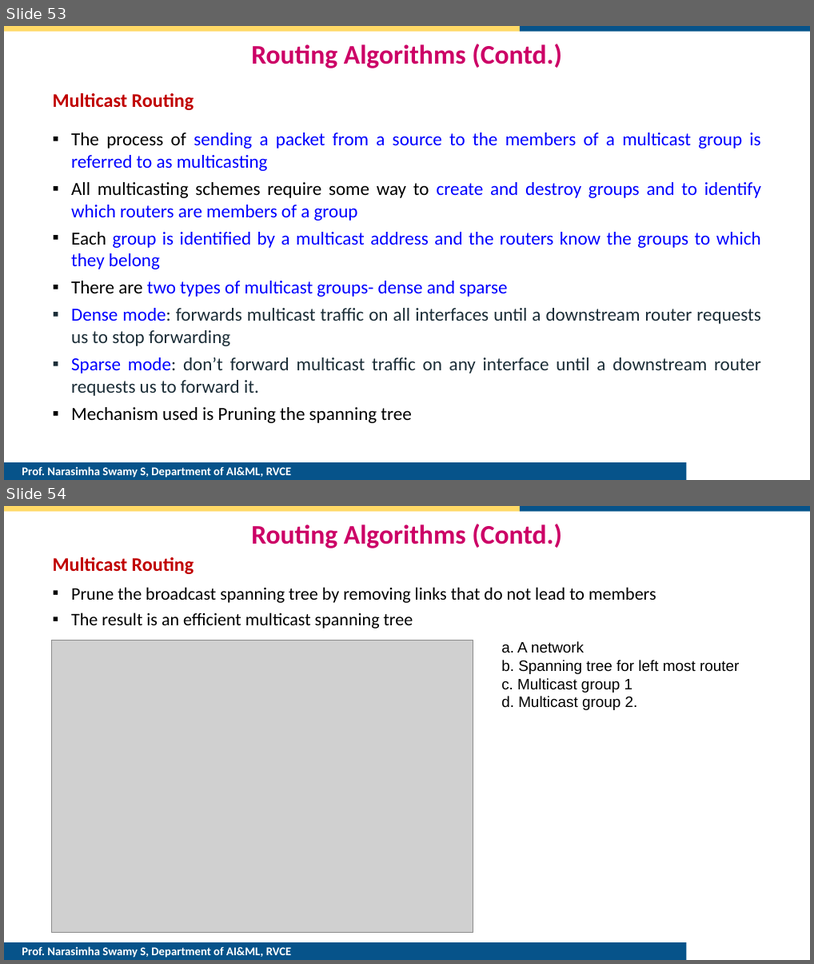
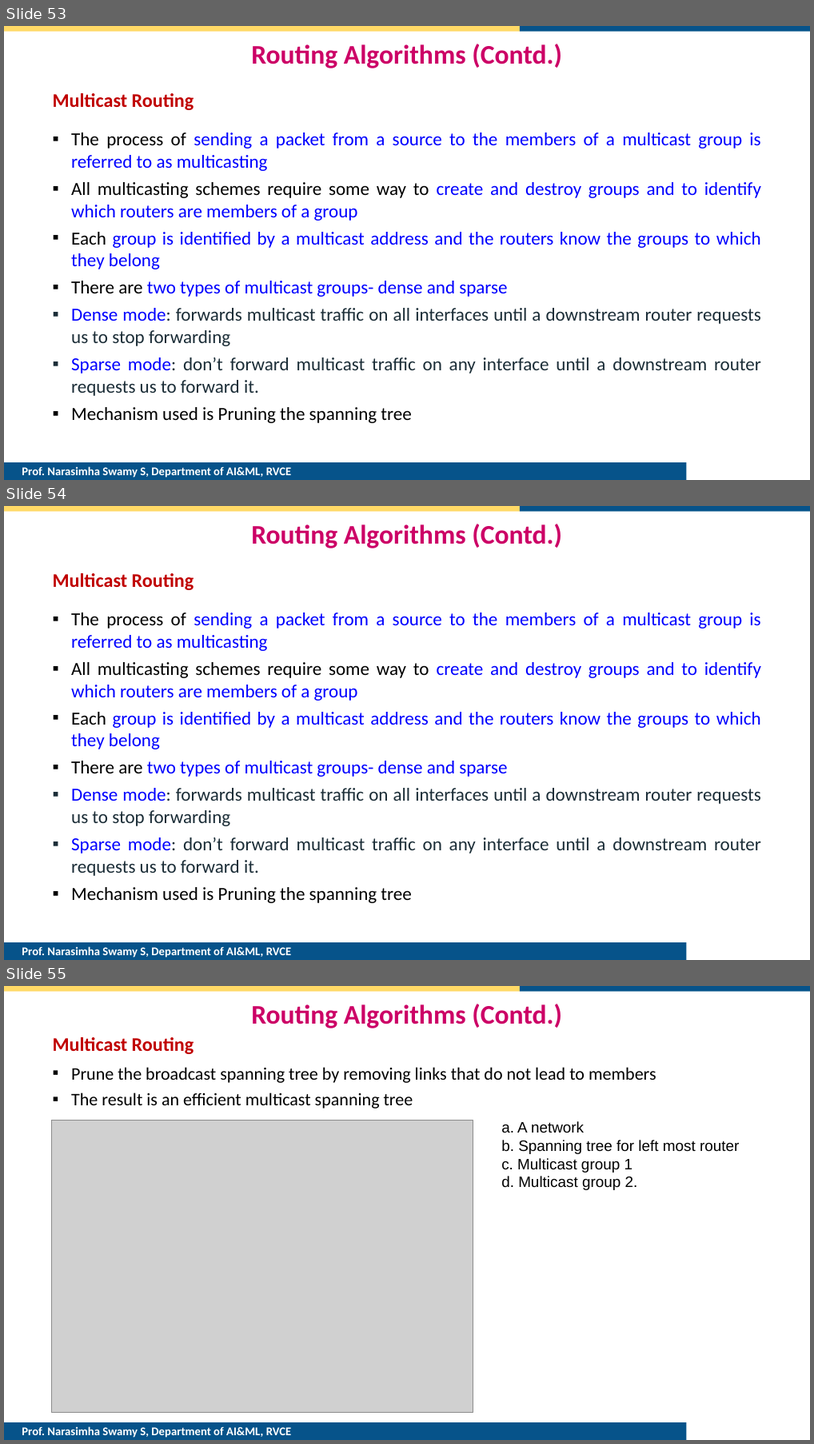
Before and after one commit to AnanthMAthreya/2nd-year-resources-2022-scheme-rvce, a slide deck: 4th sem/Common for CS,IS,AIML/CY245AT-Computer Networks(CN)/Notes/Unit-2/CN-Unit-2 ns.pptx. Shown one above the other, each under a label of ours: slides 53 and 54 before the commit, slides 53, 54 and 55 after it. The pictures are 814x964 and 814x1444 pixels, drawn with LibreOffice and Linux fonts; fonts in the diff are those of the drawing; grey boxes stand for pictures; background and template pictures are left out. Boxes give left, top, right and bottom in pixels: in the first picture for what was removed or moved away, otherwise in the second. Text is boxed around its words. In the diff, an @@ line names an element or a change of style, - is before the commit and + after.

```diff
--- a/4th sem/Common for CS,IS,AIML/CY245AT-Computer Networks(CN)/Notes/Unit-2/CN-Unit-2 ns.pptx
+++ b/4th sem/Common for CS,IS,AIML/CY245AT-Computer Networks(CN)/Notes/Unit-2/CN-Unit-2 ns.pptx
@@ slide 54 added at [4,506,810,960], background #FFFFFF; not listed: 3 template elements that a slide beside it also shows @@
@@ title added at [251,524,562,548], 32 pt, text #CC0066, bold @@
+Routing Algorithms (Contd.)
@@ text added at [53,573,194,590], 23 pt, text #C00000, bold @@
+Multicast Routing
@@ text added at [71,612,762,903], 22 pt, text #0000FF @@
+▪ The process of sending a packet from a source to the members of a multicast group is referred to as multicasting
+▪ All multicasting schemes require some way to create and destroy groups and to identify which routers are members of a group
+▪ Each group is identified by a multicast address and the routers know the groups to which they belong
+▪ There are two types of multicast groups- dense and sparse
+▪ Dense mode: forwards multicast traffic on all interfaces until a downstream router requests us to stop forwarding
+▪ Sparse mode: don’t forward multicast traffic on any interface until a downstream router requests us to forward it.
+▪ Mechanism used is Pruning the spanning tree
@@ what was slide 54 is now slide 55 @@
```
Also in this commit, not shown: 3 other files.
